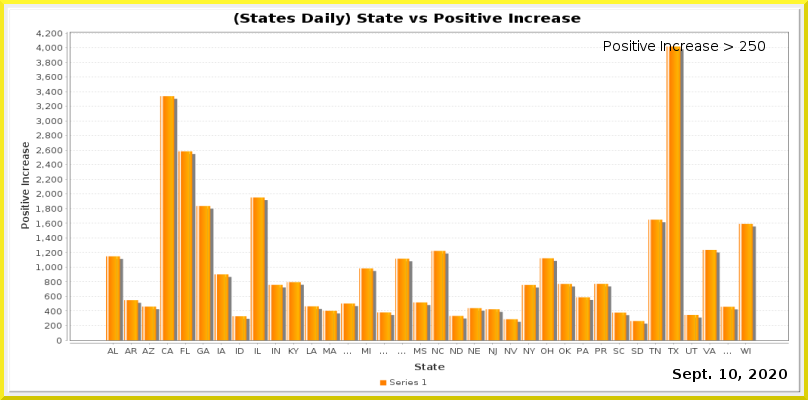
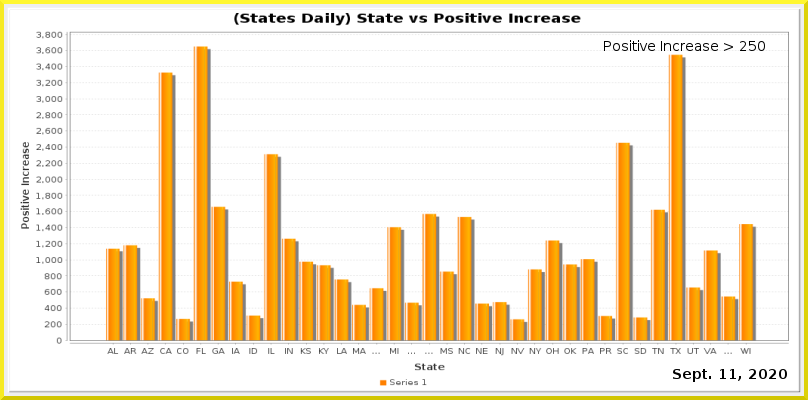
The second 808 x 400 image is a revision of the first. Changes to its layers:
painted on "Current Date" over 729, 369, 737, 379
painted on "Date_vs_TestIncrease.png" over 36, 30, 789, 356
